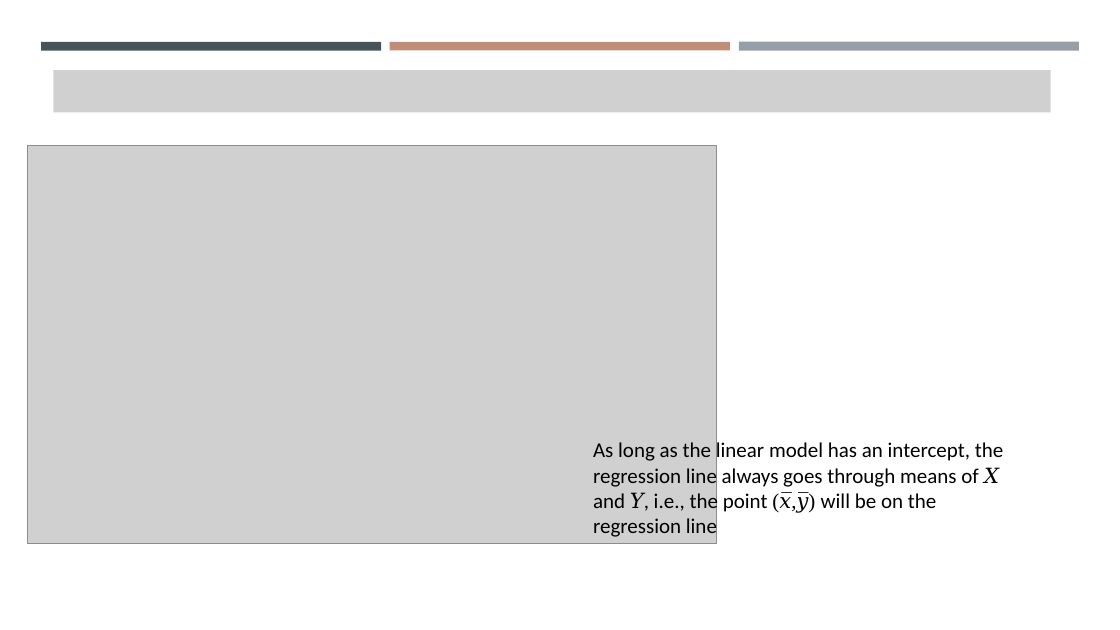
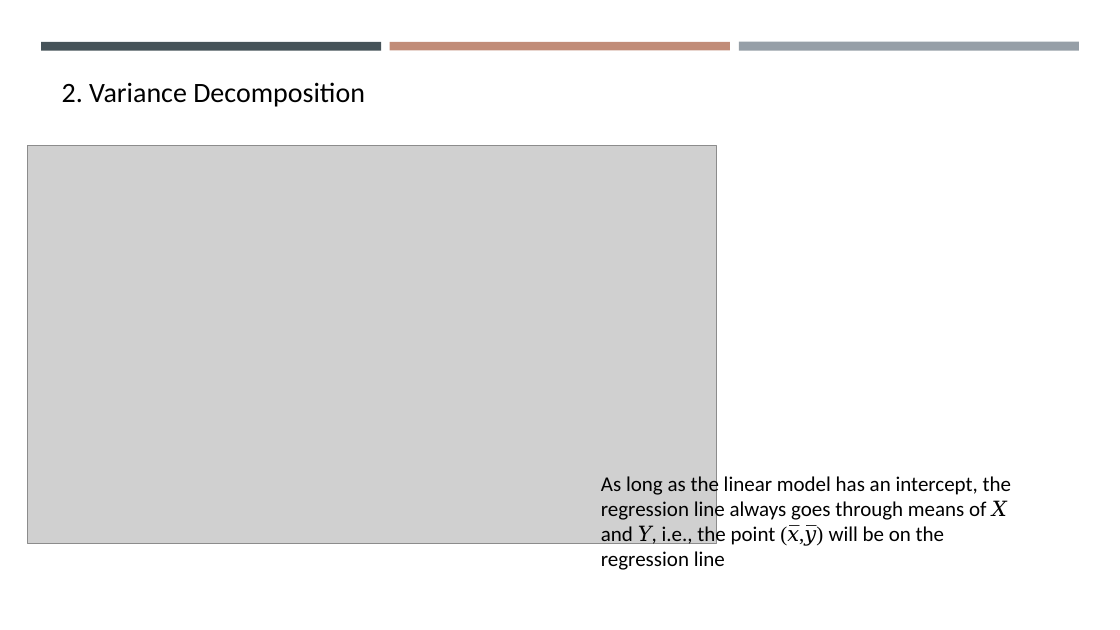
Before and after one commit to gisynw/geog-247, a slide deck: slide 10 of docs/Lectures/Week04/Week04_BivariateRegression.pptx (slide 15 before the commit). Drawn at 1120x630 pixels with LibreOffice and Linux fonts; fonts in the diff are those of the drawing; grey boxes stand for pictures. Boxes give left, top, right and bottom in pixels: in the first picture for what was removed or moved away, otherwise in the second. Text is boxed around its words. In the diff, an @@ line names an element or a change of style, - is before the commit and + after.

```diff
--- a/docs/Lectures/Week04/Week04_BivariateRegression.pptx
+++ b/docs/Lectures/Week04/Week04_BivariateRegression.pptx
@@ picture removed at box(54, 70, 1051, 112) @@
@@ text added at box(62, 82, 365, 107), 24 pt, text #000000 @@
+2. Variance Decomposition
@@ text "As long as the linear ...": place and size @@
-text "As long as the linear ..." at box(593, 440, 1003, 540)
+text "As long as the linear ..." at box(601, 473, 1011, 570)
```
Also in this commit, not shown: 5 other slides changed, 3 slides added, 3 slides removed, 2 other files.
